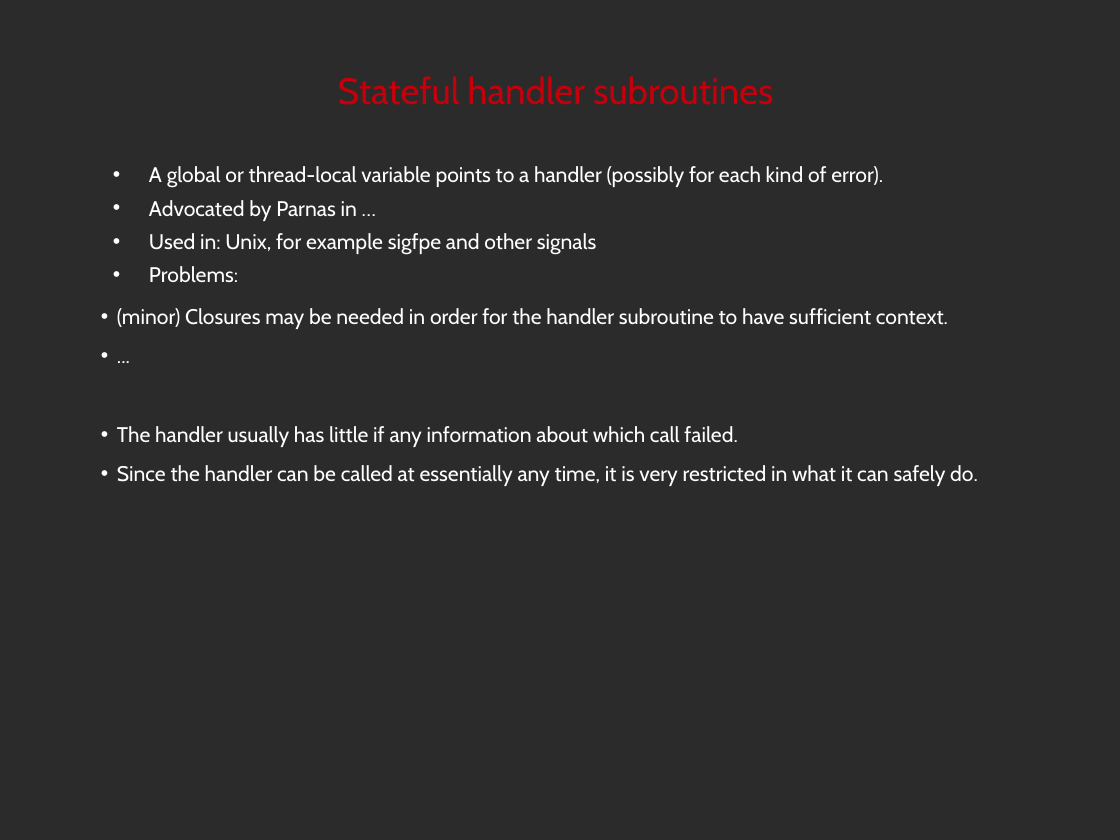
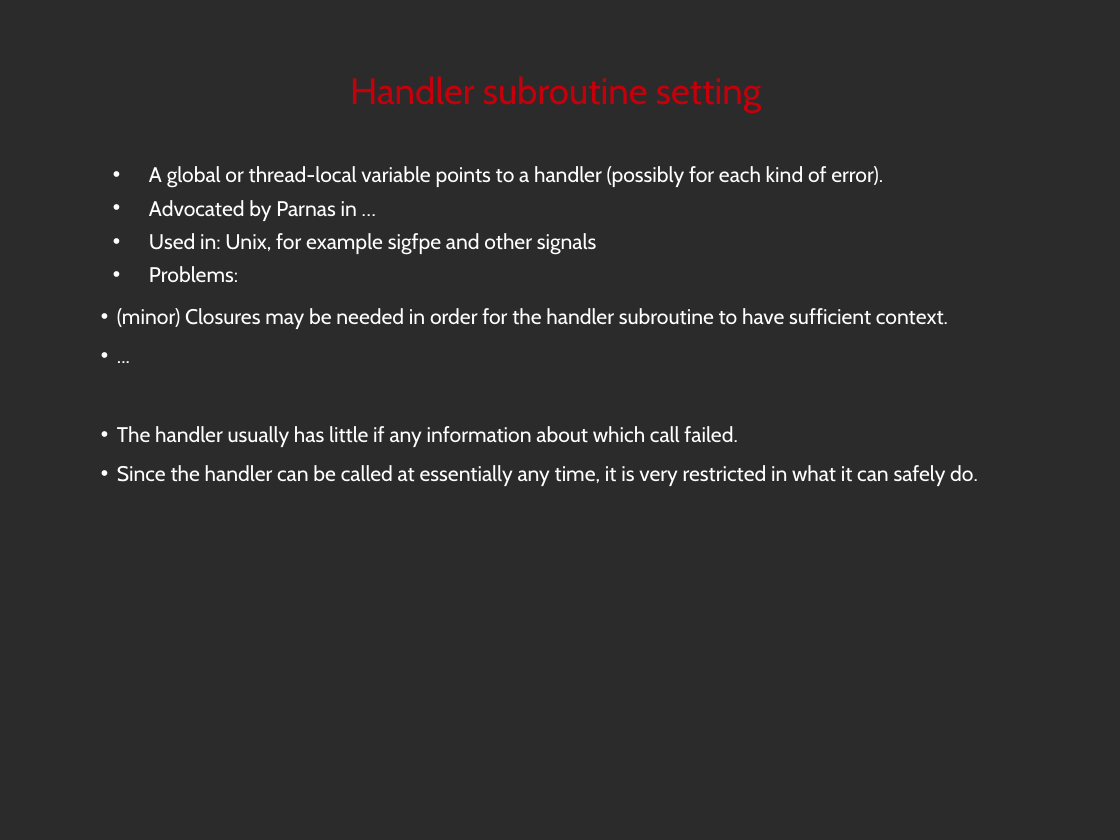
Before and after one commit to noether-lang/noether, a slide deck: slide 10 of doc/presentations/StrangeLoop2014/handling.odp. Drawn at 1120x840 pixels with LibreOffice and Linux fonts; fonts in the diff are those of the drawing; background and template pictures are left out; a plain dark background stands for a picture behind light text. Boxes give left, top, right and bottom in pixels: in the first picture for what was removed or moved away, otherwise in the second. Text is boxed around its words. In the diff, an @@ line names an element or a change of style, - is before the commit and + after.

```diff
--- a/doc/presentations/StrangeLoop2014/handling.odp
+++ b/doc/presentations/StrangeLoop2014/handling.odp
@@ title at <box>350,76,761,113</box>: text changed @@
-Stateful handler subroutines
+Handler subroutine setting
```
Also in this commit, not shown: 11 other slides changed, 3 slides added, 2 slides removed, 13 other files.
